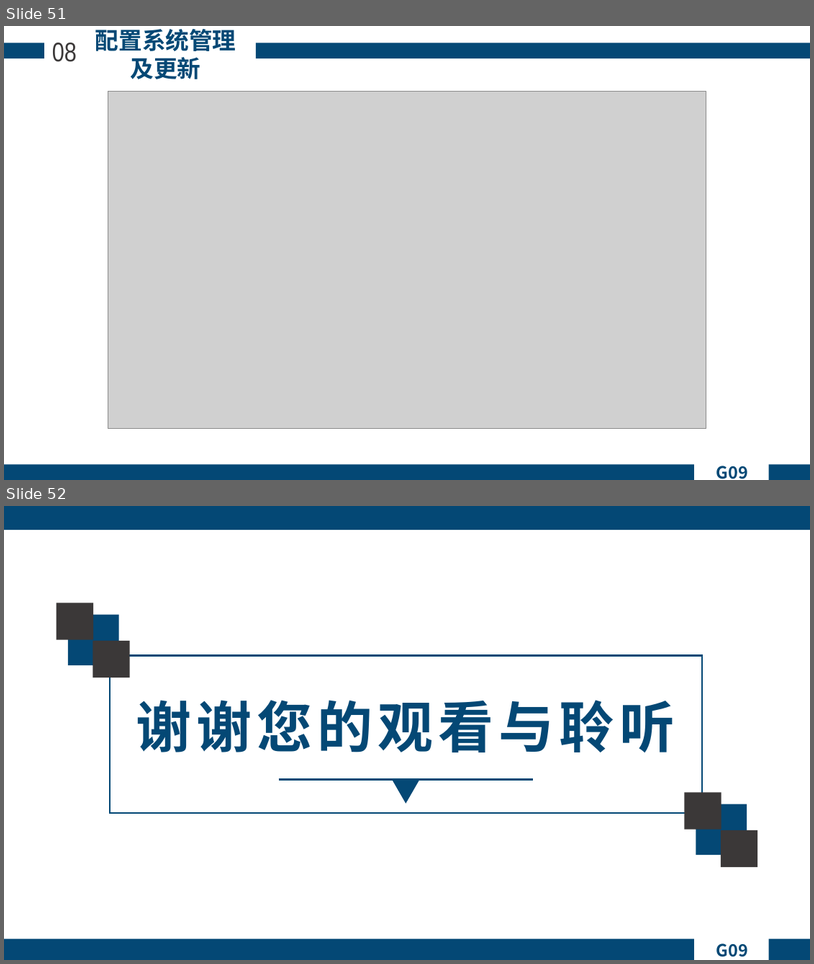
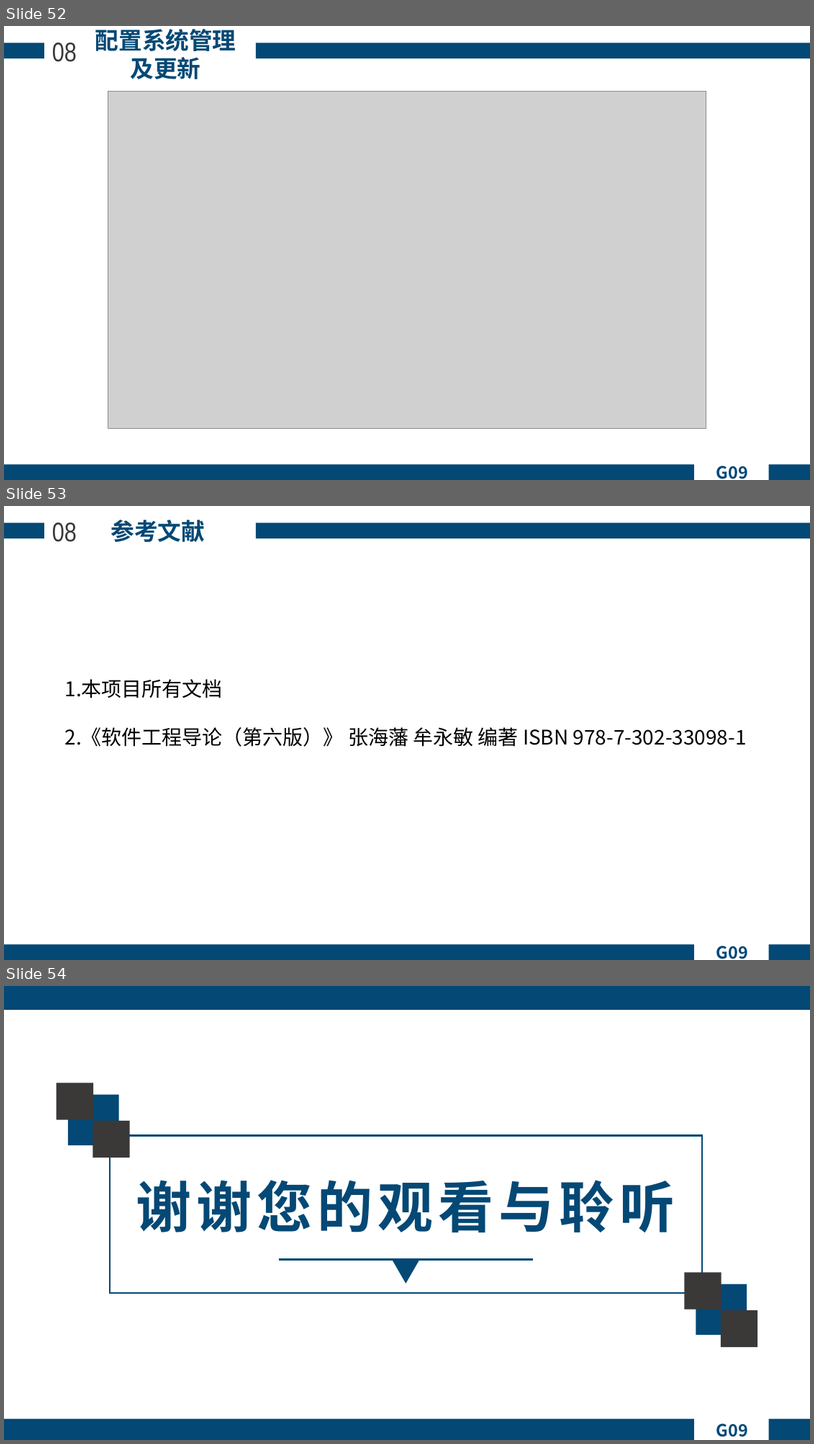
Before and after one commit to Lipingchang/SE2018-G09, a slide deck: 总评审/SE2018春-G09-软件工程基础总答辩PPT.pptx. Shown one above the other, each under a label of ours: slides 51 and 52 before the commit, slides 52, 53 and 54 after it. The pictures are 814x964 and 814x1444 pixels, drawn with LibreOffice and Linux fonts; fonts in the diff are those of the drawing; grey boxes stand for pictures; background and template pictures are left out. Boxes give left, top, right and bottom in pixels: in the first picture for what was removed or moved away, otherwise in the second. Text is boxed around its words. In the diff, an @@ line names an element or a change of style, - is before the commit and + after.

```diff
--- a/总评审/SE2018春-G09-软件工程基础总答辩PPT.pptx
+++ b/总评审/SE2018春-G09-软件工程基础总答辩PPT.pptx
@@ slide 53 added at box(4, 506, 810, 960), background picture (left out) @@
@@ rectangle added at box(4, 523, 44, 538), fill #044875 @@
@@ text added at box(52, 523, 77, 542), 32 pt, text #3B3838 @@
+08
@@ text added at box(111, 520, 205, 542), 28 pt, text #044875, bold @@
+参考文献
@@ rectangle added at box(256, 523, 810, 538), fill #044875 @@
@@ text added at box(65, 679, 747, 746), 24 pt, text #000000 @@
+1.本项目所有文档
+2.《软件工程导论（第六版）》 张海藩 牟永敏 编著 ISBN 978-7-302-33098-1
@@ rectangle added at box(4, 944, 695, 960), fill #044875 @@
@@ text added at box(717, 945, 748, 959), 20 pt, text #044875, bold @@
+G09
@@ rectangle added at box(769, 944, 810, 960), fill #044875 @@
@@ what was slide 51 is now slide 52 @@
@@ what was slide 52 is now slide 54 @@
```
Also in this commit, not shown: 1 slide changed, 1 other slide added, 5 other files.
